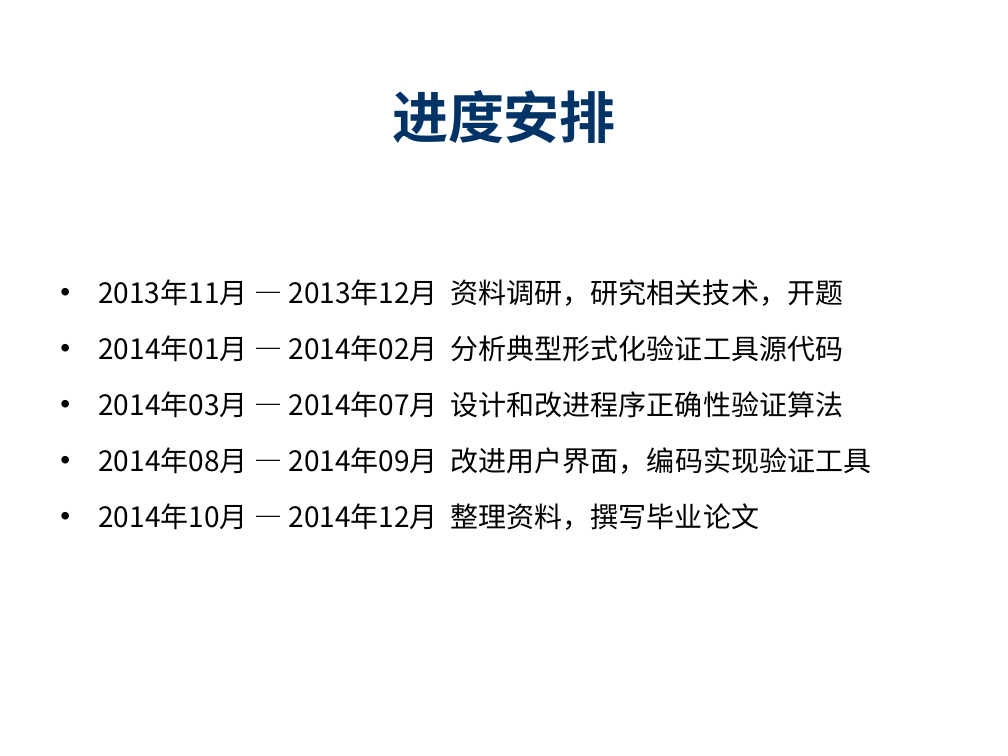
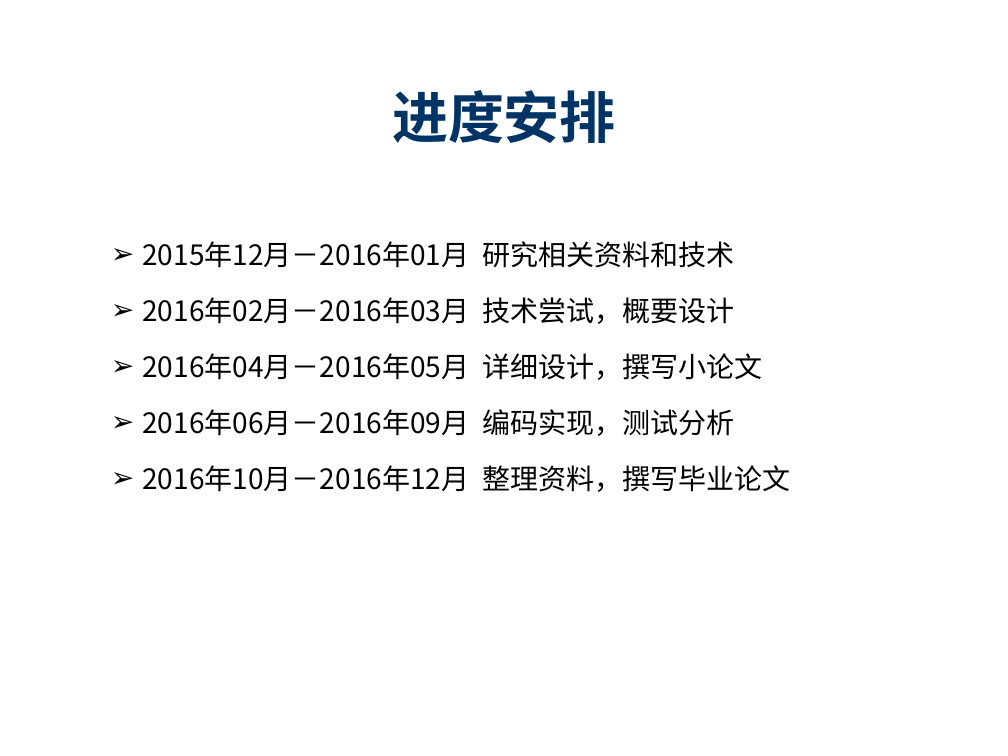
Before and after one commit to destiny1991/--2014--destiny, a slide deck: slide 24 of 开题/SY1406108_陈志伟_开题ppt.pptx. Drawn at 1008x756 pixels with LibreOffice and Linux fonts; fonts in the diff are those of the drawing; background and template pictures are left out. Boxes give left, top, right and bottom in pixels: in the first picture for what was removed or moved away, otherwise in the second. Text is boxed around its words. In the diff, an @@ line names an element or a change of style, - is before the commit and + after.

```diff
--- a/开题/SY1406108_陈志伟_开题ppt.pptx
+++ b/开题/SY1406108_陈志伟_开题ppt.pptx
@@ text at [142,241,791,492]: text changed @@
-• 2013年11月 — 2013年12月 资料调研，研究相关技术，开题
-• 2014年01月 — 2014年02月 分析典型形式化验证工具源代码
-• 2014年03月 — 2014年07月 设计和改进程序正确性验证算法
-• 2014年08月 — 2014年09月 改进用户界面，编码实现验证工具
-• 2014年10月 — 2014年12月 整理资料，撰写毕业论文
+  ➢ 2015年12月－2016年01月 研究相关资料和技术
+  ➢ 2016年02月－2016年03月 技术尝试，概要设计
+  ➢ 2016年04月－2016年05月 详细设计，撰写小论文
+  ➢ 2016年06月－2016年09月 编码实现，测试分析
+  ➢ 2016年10月－2016年12月 整理资料，撰写毕业论文
```
Also in this commit, not shown: 12 other slides changed, 2 slides added, 1 slide removed, 2 other files.
